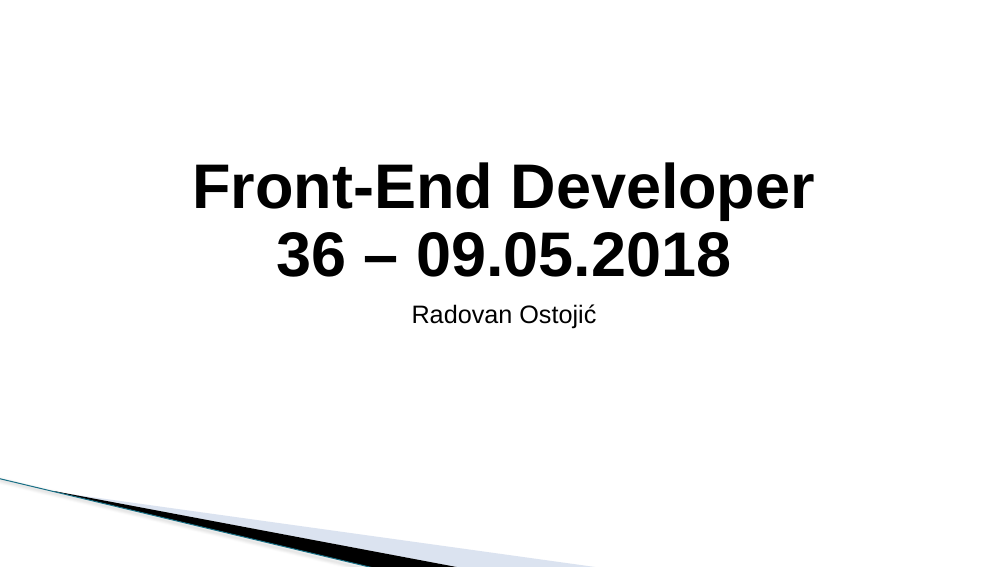
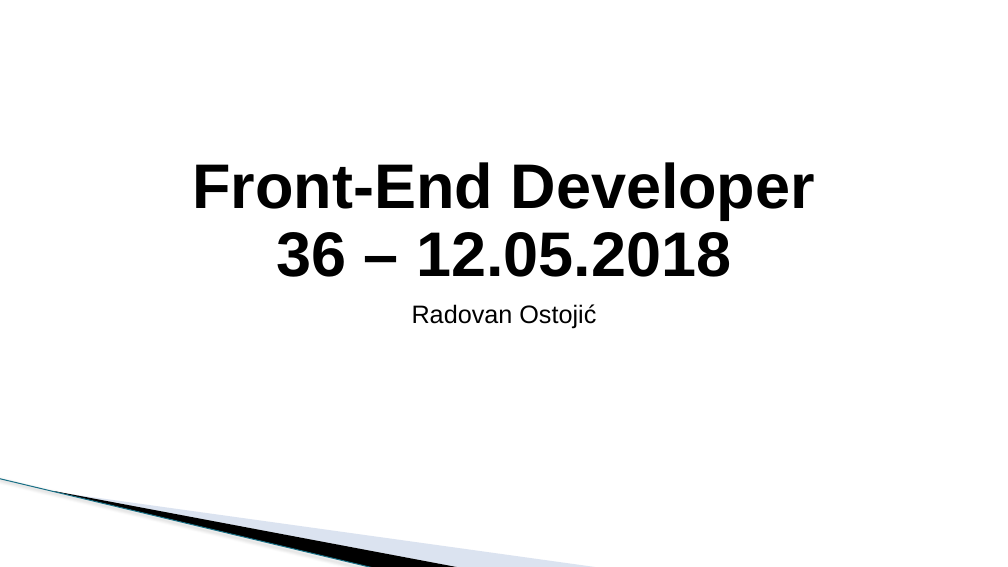
Before and after one commit to todalexcode/kurs-front-end, a slide deck: slide 1 of sesija-36/PPT/Front-End Developer-36.pptx. Drawn at 1008x567 pixels with LibreOffice and Linux fonts; fonts in the diff are those of the drawing; background and template pictures are left out. Boxes give left, top, right and bottom in pixels: in the first picture for what was removed or moved away, otherwise in the second. Text is boxed around its words. In the diff, an @@ line names an element or a change of style, - is before the commit and + after.

```diff
--- a/sesija-36/PPT/Front-End Developer-36.pptx
+++ b/sesija-36/PPT/Front-End Developer-36.pptx
@@ title at (192, 162, 815, 277): text changed @@
-Front-End Developer
-36 – 09.05.2018
+Front-End Developer
+36 – 12.05.2018
```
Also in this commit, not shown: 2 other slides changed, 11 slides added, 1 slide removed, 1 other file.
